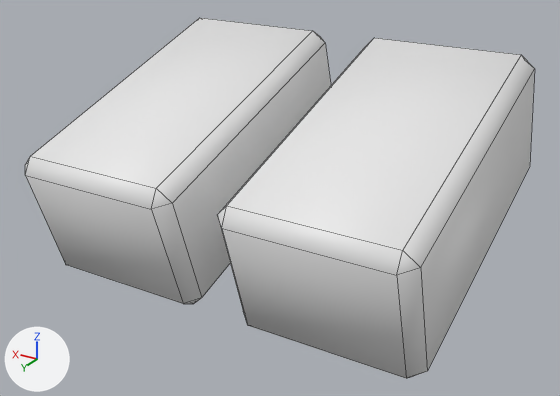
Renders of the FBX model Proyecto_Unity/Assets/Models/Nave/AlmacenamientoComun.fbx from each side of a commit.
Before and after are seen from a camera (50 mm lens) standing at (-0.015, 0.0269, -0.0027) and looking at (-0.0003, 0.0024, -0.015). Arrows for +X, +Y and +Z are at lower left; the lights stay in place. Mesh edges are drawn as thin lines. Where no turn or scale is listed for an object, it has been applied to the vertices.

The first picture shows 'Comunes'.
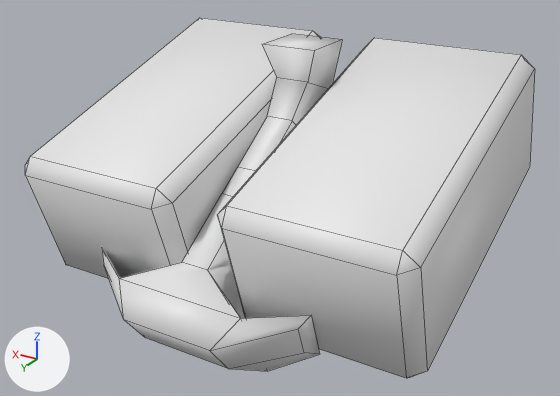
What differs and where, as boxes [x1, y1, x2, y2] in the pictures (560 x 396 px):
part 1 of me_comunes, added: after [102, 34, 342, 371]

What the commit changed:
Material 'Mats' (mat_mats) is new.
Its base color is (0.8, 0.8, 0.8) (white #e7e7e7).
me_comunes is used by ob_comunes; location (0.0, 0.0, 0.0).
me_comunes had 48 vertices, 52 faces and spanned x -0.0083..0.0081, y -0.0053..0.0082, z -0.0184..-0.0094.
me_comunes now has 100 vertices, 102 faces and spans x -0.0083..0.0081, y -0.0053..0.0096, z -0.0195..-0.0091.
me_comunes part 1: a new loose piece of 52 vertices spanning x -0.0045..0.0047, y -0.0019..0.0096, z -0.0195..-0.0091.
me_comunes now uses material mat_mats (white #e7e7e7).
